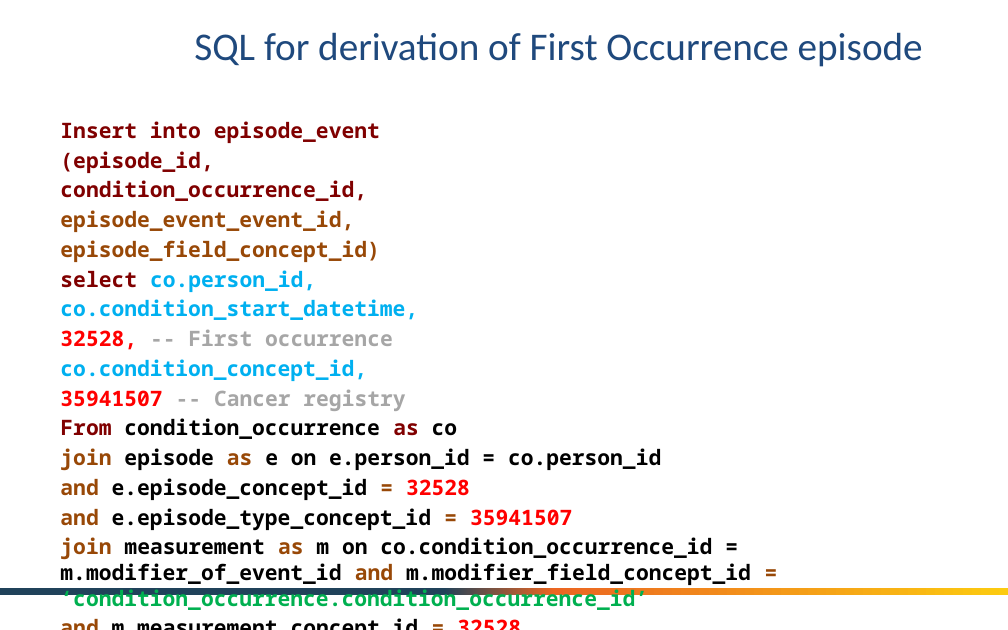
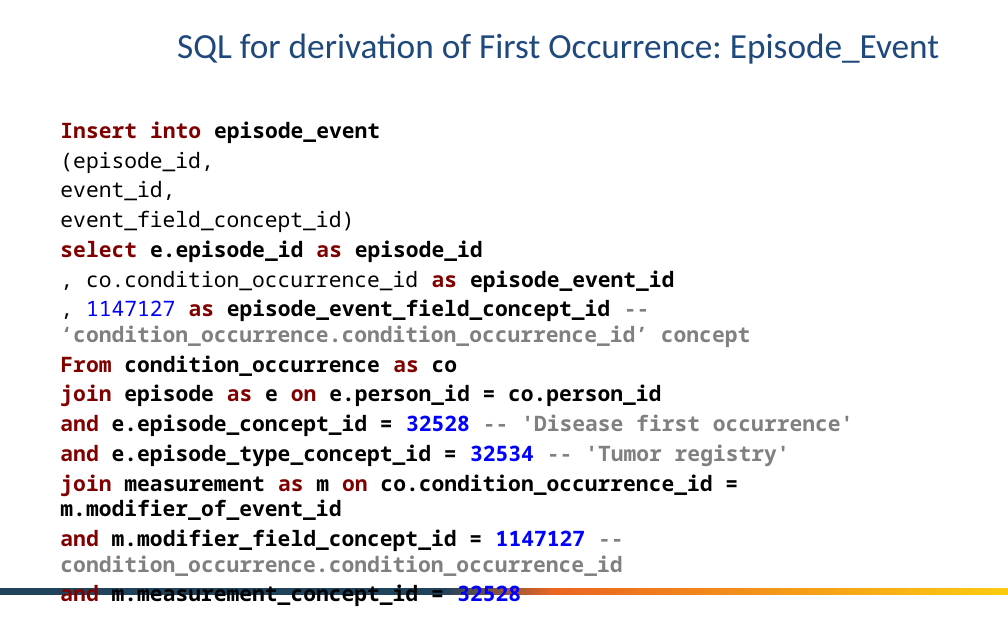
Before and after one commit to OHDSI/OncologyWG, a slide deck: slide 22 of documentation/OHDSI Oncology Module - Crosswal from Cancer Registry.pptx (slide 16 before the commit). Drawn at 1008x630 pixels with LibreOffice and Linux fonts; fonts in the diff are those of the drawing; background and template pictures are left out. Boxes give left, top, right and bottom in pixels: in the first picture for what was removed or moved away, otherwise in the second. Text is boxed around its words. In the diff, an @@ line names an element or a change of style, - is before the commit and + after.

```diff
--- a/documentation/OHDSI Oncology Module - Crosswal from Cancer Registry.pptx
+++ b/documentation/OHDSI Oncology Module - Crosswal from Cancer Registry.pptx
@@ title at bbox=[177, 33, 939, 64]: text changed; size 28 to 25.2 pt @@
-SQL for derivation of First Occurrence episode
+SQL for derivation of First Occurrence: Episode_Event
@@ text at bbox=[60, 121, 661, 407]: text colour #800000 to #000000 in "episode_event", "(episode_id,"; bold off in "(episode_id,"; text colour #984807 to #800000 in "join as", "and"; text colour #000000 to #800000 in "on"; text colour #984807 to #000000 in "="; text colour #FF0000 to #0000FF in "32528" @@
@@ text at bbox=[60, 181, 750, 347]: text changed; text colour #00B0F0 to #000000 @@
-condition_occurrence_id,
-episode_event_event_id,
-episode_field_concept_id)
-select co.person_id,
-co.condition_start_datetime,
-32528, -- First occurrence
-co.condition_concept_id,
-35941507 -- Cancer registry
+event_id,
+event_field_concept_id)
+select e.episode_id as episode_id
+, co.condition_occurrence_id as episode_event_id
+, 1147127 as episode_event_field_concept_id -- ‘condition_occurrence.condition_occurrence_id’ concept
@@ text at bbox=[60, 414, 854, 576]: text changed @@
-and e.episode_concept_id = 32528
-and e.episode_type_concept_id = 35941507
-join measurement as m on co.condition_occurrence_id = m.modifier_of_event_id and m.modifier_field_concept_id = ‘condition_occurrence.condition_occurrence_id’
+and e.episode_concept_id = 32528 -- 'Disease first occurrence'
+and e.episode_type_concept_id = 32534 -- 'Tumor registry'
+join measurement as m on co.condition_occurrence_id = m.modifier_of_event_id
+and m.modifier_field_concept_id = 1147127 -- condition_occurrence.condition_occurrence_id
```
Also in this commit, not shown: 9 other slides changed, 8 slides added.
